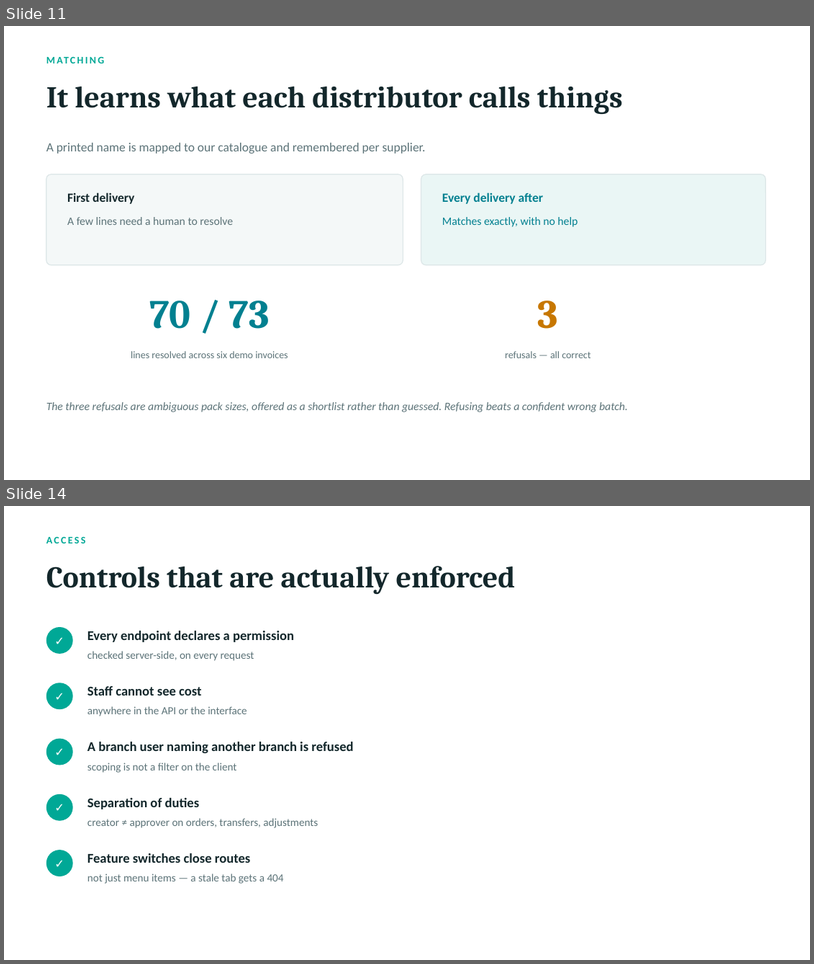
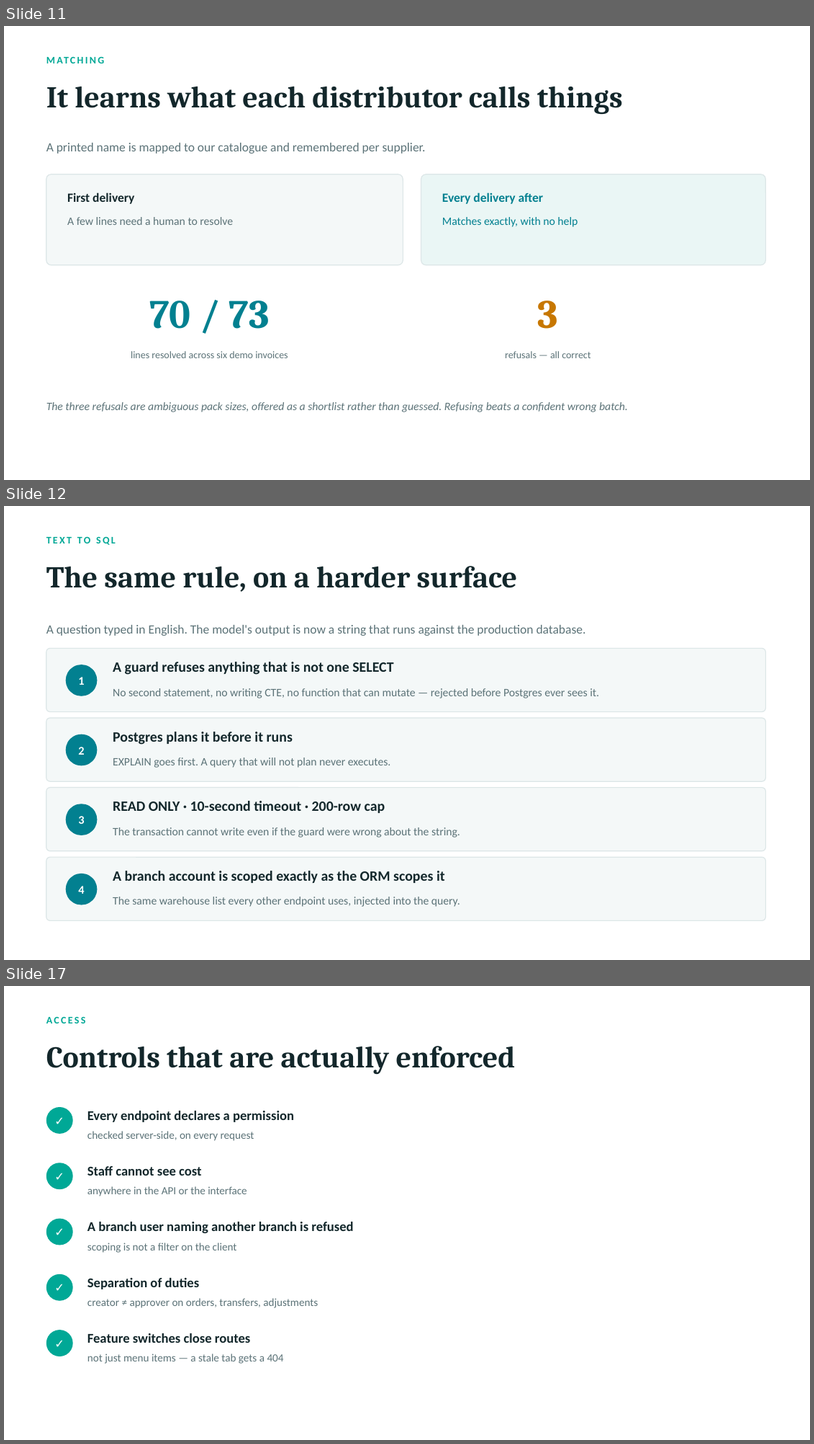
Before and after one commit to Sadhna2/pharmacy_inventory_managment_system, a slide deck: docs/pharmacy-inventory-deck.pptx. Shown one above the other, each under a label of ours: slides 11 and 14 before the commit, slides 11, 12 and 17 after it; the slides between them are not shown. The pictures are 814x964 and 814x1444 pixels, drawn with LibreOffice and Linux fonts; fonts in the diff are those of the drawing. Boxes give left, top, right and bottom in pixels: in the first picture for what was removed or moved away, otherwise in the second. Text is boxed around its words. In the diff, an @@ line names an element or a change of style, - is before the commit and + after.

```diff
--- a/docs/pharmacy-inventory-deck.pptx
+++ b/docs/pharmacy-inventory-deck.pptx
@@ slide 12 added at box(4, 506, 810, 960), background #FFFFFF @@
@@ text added at box(46, 536, 116, 545), 12 pt, text #00A896, bold @@
+TEXT TO SQL
@@ text added at box(46, 566, 518, 592), 36 pt, text #13272B, bold @@
+The same rule, on a harder surface
@@ text added at box(46, 625, 586, 636), 15 pt, text #5C7378 @@
+A question typed in English. The model's output is now a string that runs against the production database.
@@ rounded rectangle added at box(46, 648, 766, 712), fill #F4F8F8, outline #DCE6E7 1 pt @@
@@ ellipse added at box(66, 664, 97, 696), fill #028090 @@
@@ text added at box(78, 677, 84, 685), 14 pt, text #FFFFFF, bold @@
+1
@@ text added at box(113, 662, 394, 674), 17 pt, text #13272B, bold @@
+A guard refuses anything that is not one SELECT
@@ text added at box(113, 688, 599, 698), 13.5 pt, text #5C7378 @@
+No second statement, no writing CTE, no function that can mutate — rejected before Postgres ever sees it.
@@ rounded rectangle added at box(46, 718, 766, 781), fill #F4F8F8, outline #DCE6E7 1 pt @@
@@ ellipse added at box(66, 734, 97, 765), fill #028090 @@
@@ text added at box(113, 731, 293, 744), 17 pt, text #13272B, bold @@
+Postgres plans it before it runs
@@ text added at box(78, 746, 84, 754), 14 pt, text #FFFFFF, bold @@
+2
@@ text added at box(113, 757, 391, 767), 13.5 pt, text #5C7378 @@
+EXPLAIN goes first. A query that will not plan never executes.
@@ rounded rectangle added at box(46, 788, 766, 851), fill #F4F8F8, outline #DCE6E7 1 pt @@
@@ ellipse added at box(66, 803, 97, 835), fill #028090 @@
@@ text added at box(113, 800, 386, 813), 17 pt, text #13272B, bold @@
+READ ONLY · 10-second timeout · 200-row cap
@@ text added at box(78, 816, 84, 824), 14 pt, text #FFFFFF, bold @@
+3
@@ text added at box(113, 827, 460, 837), 13.5 pt, text #5C7378 @@
+The transaction cannot write even if the guard were wrong about the string.
@@ rounded rectangle added at box(46, 857, 766, 921), fill #F4F8F8, outline #DCE6E7 1 pt @@
@@ text added at box(113, 870, 445, 883), 17 pt, text #13272B, bold @@
+A branch account is scoped exactly as the ORM scopes it
@@ ellipse added at box(66, 873, 97, 905), fill #028090 @@
@@ text added at box(78, 885, 84, 893), 14 pt, text #FFFFFF, bold @@
+4
@@ text added at box(113, 896, 460, 906), 13.5 pt, text #5C7378 @@
+The same warehouse list every other endpoint uses, injected into the query.
@@ what was slide 14 is now slide 17 @@
```
Also in this commit, not shown: 6 slides changed, 2 other slides added, 1 other file.
